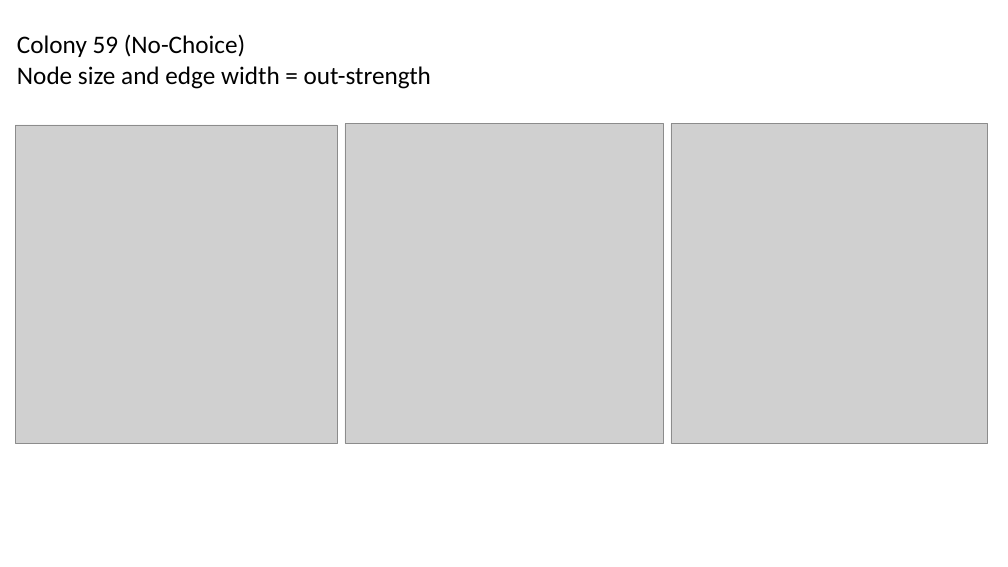
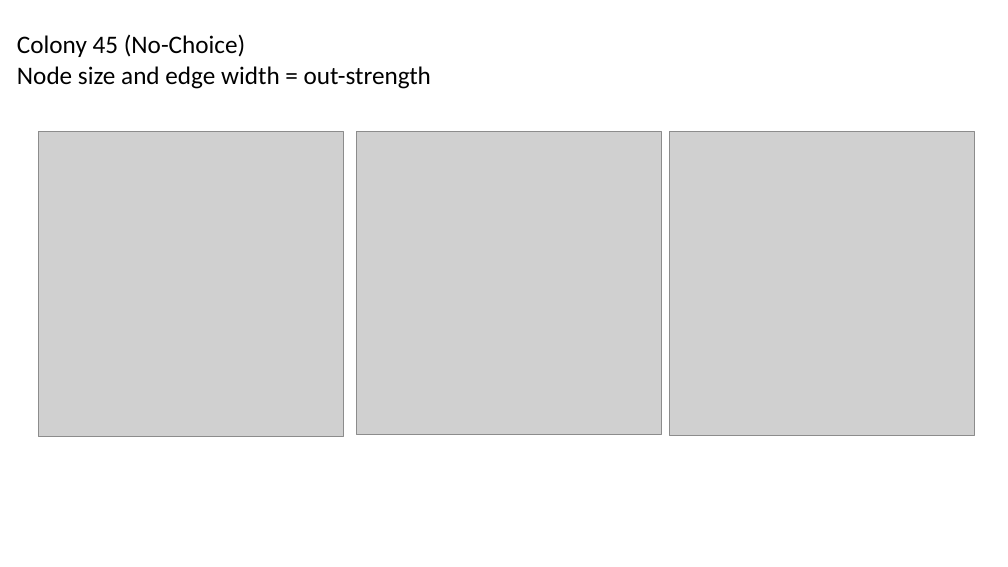
Before and after one commit to TovahKashetsky/collective_decision_experience, a slide deck: slide 13 of ant_sna_network_diagrams.pptx (slide 11 before the commit). Drawn at 1008x567 pixels with LibreOffice and Linux fonts; fonts in the diff are those of the drawing; grey boxes stand for pictures. Boxes give left, top, right and bottom in pixels: in the first picture for what was removed or moved away, otherwise in the second. Text is boxed around its words. In the diff, an @@ line names an element or a change of style, - is before the commit and + after.

```diff
--- a/ant_sna_network_diagrams.pptx
+++ b/ant_sna_network_diagrams.pptx
@@ text at [17, 35, 431, 89]: text changed @@
-Colony 59 (No-Choice)
-Node size and edge width = out-strength
+Colony 45 (No-Choice)
+Node size and edge width = out-strength
@@ picture: place and size @@
-picture at [15, 125, 337, 443]
+picture at [38, 132, 343, 437]
@@ picture: place and size @@
-picture at [345, 124, 663, 444]
+picture at [356, 132, 662, 434]
@@ picture: place and size @@
-picture at [671, 124, 988, 444]
+picture at [669, 132, 975, 436]
```
Also in this commit, not shown: 1 other slide changed, 2 slides added, 2 other files.
